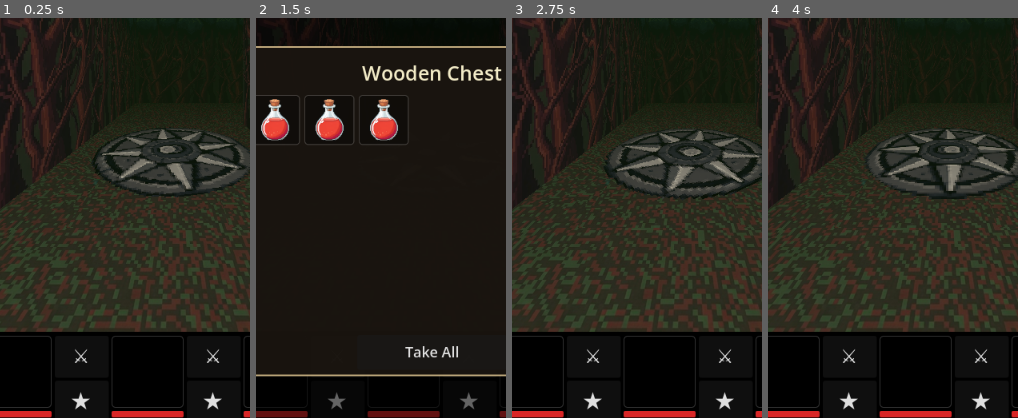
Above: before the commit, frames 1-4 (left to right).
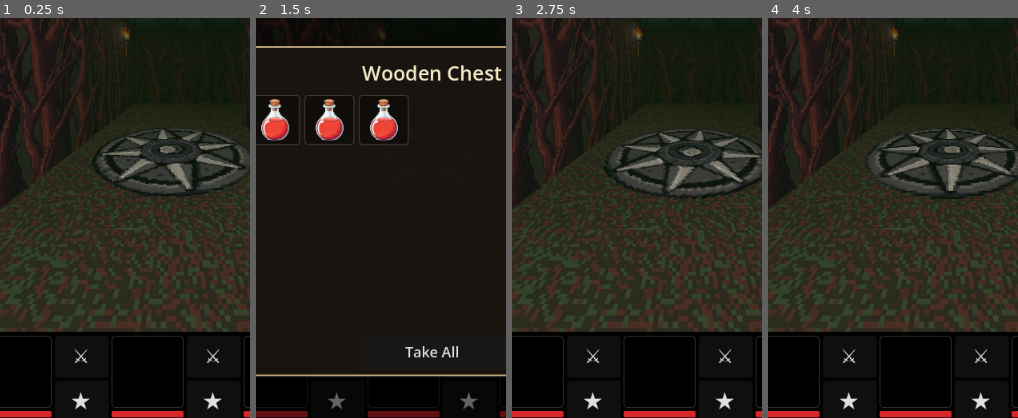
Above: after the commit, the same moments.

Repository: mael-nagot/beyond-the-last-lantern
Game: Godot game, scene res://scenes/game.tscn
The game is run twice, just before and just after one commit, with the same random seed, the same clock (stepped at 60 frames per second) and the same inputs.
Inputs (mouse positions are % of the whole screen's width and height, from its top left):
- Up to frame 1 (0.25 s): no input
- Up to frame 2 (1.5 s): click (6, 88) at 0.52 s; tap Enter at 1.25 s; drag from (50, 33) to (60, 28) at 1.27 s
- Up to frame 3 (2.75 s): click (19, 88) at 2.02 s
- Up to frame 4 (4 s): click (31, 88) at 2.77 s; click (43, 88) at 3.52 s
The pictures show only the part of the screen within x 15-65%, y 26-76%; the shares and areas given below are measured in that part.

The runs differ from the first frame. In frame 1, 0.1% of the frame differs, in the area x 47-53%, y 2-10%; in frame 2, less than 0.1%; in frame 3, 0.1%; in frame 4, 0.1%.

Commit message:
Teleporters: docs, biome wiring, sample assets
ROADMAP.md rewrites Phase 15 Task 6 — replaces the "shortcut topology"
draft with "island topology" (level partitioned into K islands by
sealed corridor cells; teleporters are the only way to cross), and
documents the A/B/C/D phased rollout. Phase A (dumb warp) and Phase B
(map glyph) land in this PR; Phase C (partitioning + chain
reachability v3) follows.

scripts/README.md documents the four new entries (TeleporterData /
Instance / Spawn + GridCell slot), the placement pass, the renderer,
the warp trigger, the fade helpers, and the map glyph.

Biome wiring: forest.tres gets a teleporter_spawn referencing the
sample teleporter.tres (warm light + warp sound, no decal yet so the
glow alone marks the cell). Localization adds object.teleporter.name
+ description (key id matches the .tres filename per the asset-naming
convention).

Co-Authored-By: Claude Opus 4.7 <noreply@anthropic.com>

Diff:
--- a/assets/biomes/forest.tres
+++ b/assets/biomes/forest.tres
@@ -29,6 +29,8 @@
 [ext_resource type="Resource" uid="uid://bcwekrkc5e52" path="res://assets/decorations/torch01.tres" id="22_obsjo"]
 [ext_resource type="Resource" uid="uid://d2xgveel38bwc" path="res://assets/objects/traps/spinner.tres" id="23_213mq"]
 [ext_resource type="Texture2D" uid="uid://b0mt2xvmng0ww" path="res://assets/textures/biomes/forest/walls/forest_wall_02_big_tree.jpg" id="23_evnw4"]
+[ext_resource type="Script" uid="uid://c141nsmnc7en" path="res://scripts/TeleporterSpawn.gd" id="25_48wqn"]
+[ext_resource type="Resource" uid="uid://dnf4n7i60a5kp" path="res://assets/objects/teleporter/teleporter.tres" id="25_lrnxp"]
 [ext_resource type="Script" uid="uid://bjkjhbhykhrmp" path="res://scripts/BiomeTextureEntry.gd" id="30_tex"]
 
 [sub_resource type="Resource" id="Resource_ceiling_default"]
@@ -123,6 +125,13 @@
 room_chance = 0.379
 metadata/_custom_type_script = "uid://cnxm6kno1kh3w"
 
+[sub_resource type="Resource" id="Resource_lrnxp"]
+script = ExtResource("25_48wqn")
+data = ExtResource("25_lrnxp")
+count_min = 2
+count_max = 2
+metadata/_custom_type_script = "uid://c141nsmnc7en"
+
 [sub_resource type="Resource" id="Resource_1qwx2"]
 script = ExtResource("20_obsjo")
 trap = ExtResource("21_3vyya")
@@ -181,4 +190,5 @@
 spinner_spawns = Array[ExtResource("22_28y6b")]([SubResource("Resource_ha57c")])
 wall_decorations = Array[ExtResource("21_evnw4")]([SubResource("Resource_3vyya")])
 secret_wall_spawns = Array[ExtResource("22_ha57c")]([SubResource("Resource_48wqn")])
+teleporter_spawn = SubResource("Resource_lrnxp")
 move_sounds = Array[AudioStream]([ExtResource("7_sstbg"), ExtResource("8_0wobd"), ExtResource("9_nhtug")])
--- /dev/null
+++ b/assets/objects/teleporter/teleporter.tres
@@ -0,0 +1,14 @@
+[gd_resource type="Resource" script_class="TeleporterData" format=3 uid="uid://dnf4n7i60a5kp"]
+
+[ext_resource type="Script" uid="uid://bqbod3hu8aqcg" path="res://scripts/TeleporterData.gd" id="1_41xkn"]
+[ext_resource type="AudioStream" uid="uid://kcf60fg4rmg1" path="res://assets/sounds/objects/teleport/teleport.ogg" id="2_d4dp1"]
+
+[resource]
+script = ExtResource("1_41xkn")
+name_key = "object.teleporter.name"
+description_key = "object.teleporter.description"
+light_color = Color(1, 0.85430586, 0.6651851, 1)
+light_energy = 2.0
+light_range = 4.0
+warp_sound = ExtResource("2_d4dp1")
+metadata/_custom_type_script = "uid://bqbod3hu8aqcg"
--- a/localization/strings.csv
+++ b/localization/strings.csv
@@ -35,3 +35,5 @@
 projectile_trap.fireball_plate.description,A fireball launcher activated when walking on a plate.
 spinner.forest.name,Forest Spinner
 spinner.forest.description,A swirling glyph that spins you around when you step on it.
+object.teleporter.name,Teleporter
+object.teleporter.description,A rune circle that warps you to its paired partner across the level.
Not shown, added: assets/sounds/objects/teleport/teleport.ogg.import
Binary file changed: localization/strings.en.translation
Not shown, added: assets/sounds/objects/teleport/teleport.ogg
Not shown, changed: docs/ROADMAP.md
Not shown, changed: scripts/README.md
